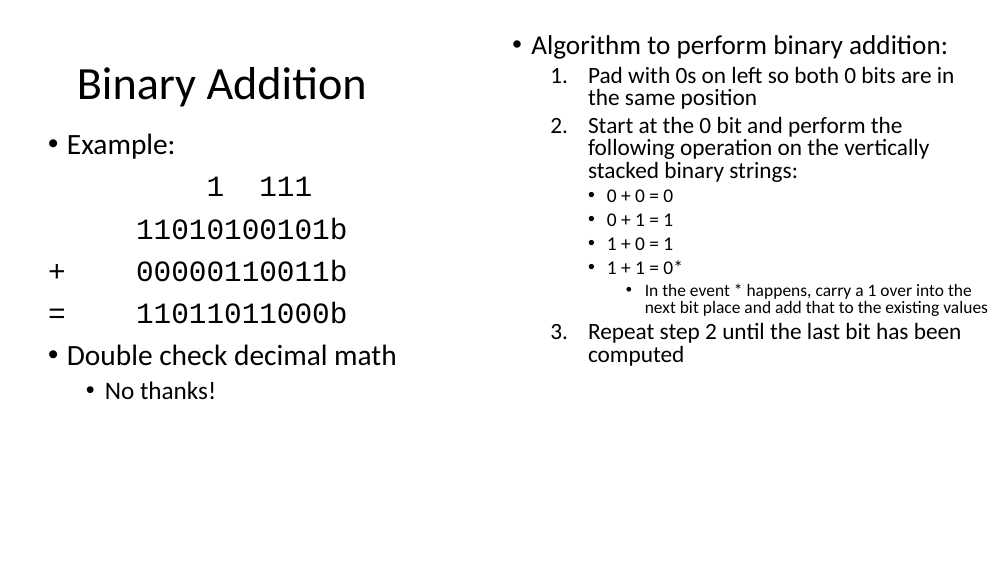
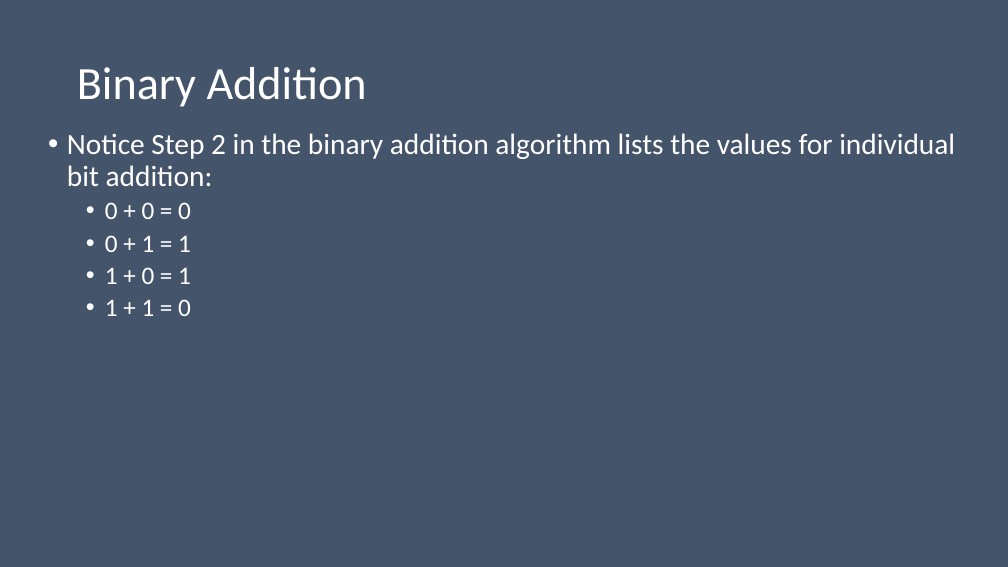
Before and after one commit to MrJoshGross/Course-Curricular-Material, a slide deck: slide 46 of wip/Lecture 4 - Binary Addition and Subtraction.pptx. Drawn at 1008x567 pixels with LibreOffice and Linux fonts; fonts in the diff are those of the drawing. Boxes give left, top, right and bottom in pixels: in the first picture for what was removed or moved away, otherwise in the second. Text is boxed around its words. In the diff, an @@ line names an element or a change of style, - is before the commit and + after.

Commit message:
Update Lecture 4 - Binary Addition and Subtraction.pptx
finished subtraction slides and added addition and subtraction problems

```diff
--- a/wip/Lecture 4 - Binary Addition and Subtraction.pptx
+++ b/wip/Lecture 4 - Binary Addition and Subtraction.pptx
@@ background #FFFFFF to #44546A @@
@@ title "Binary Addition" at [77,67,367,107]: text colour #000000 to #FFFFFF @@
@@ text removed at [531,35,988,366] @@
-• Algorithm to perform binary addition:
-  1. Pad with 0s on left so both 0 bits are in the same position
-  2. Start at the 0 bit and perform the following operation on the vertically stacked binary strings:
-    • 0 + 0 = 0
-    • 0 + 1 = 1
-    • 1 + 0 = 1
-    • 1 + 1 = 0*
-      • In the event * happens, carry a 1 over into the next bit place and add that to the existing values
-  3. Repeat step 2 until the last bit has been computed
@@ text removed at [67,133,397,400] @@
-• Example:
-1 111
-11010100101b
-+ 00000110011b
-= 11011011000b
-• Double check decimal math
-  • No thanks!
@@ text added at [67,133,955,316], 28 pt, text #FFFFFF @@
+• Notice Step 2 in the binary addition algorithm lists the values for individual bit addition:
+  • 0 + 0 = 0
+  • 0 + 1 = 1
+  • 1 + 0 = 1
+  • 1 + 1 = 0
```
Also in this commit, not shown: 45 other slides changed, 23 slides added.
